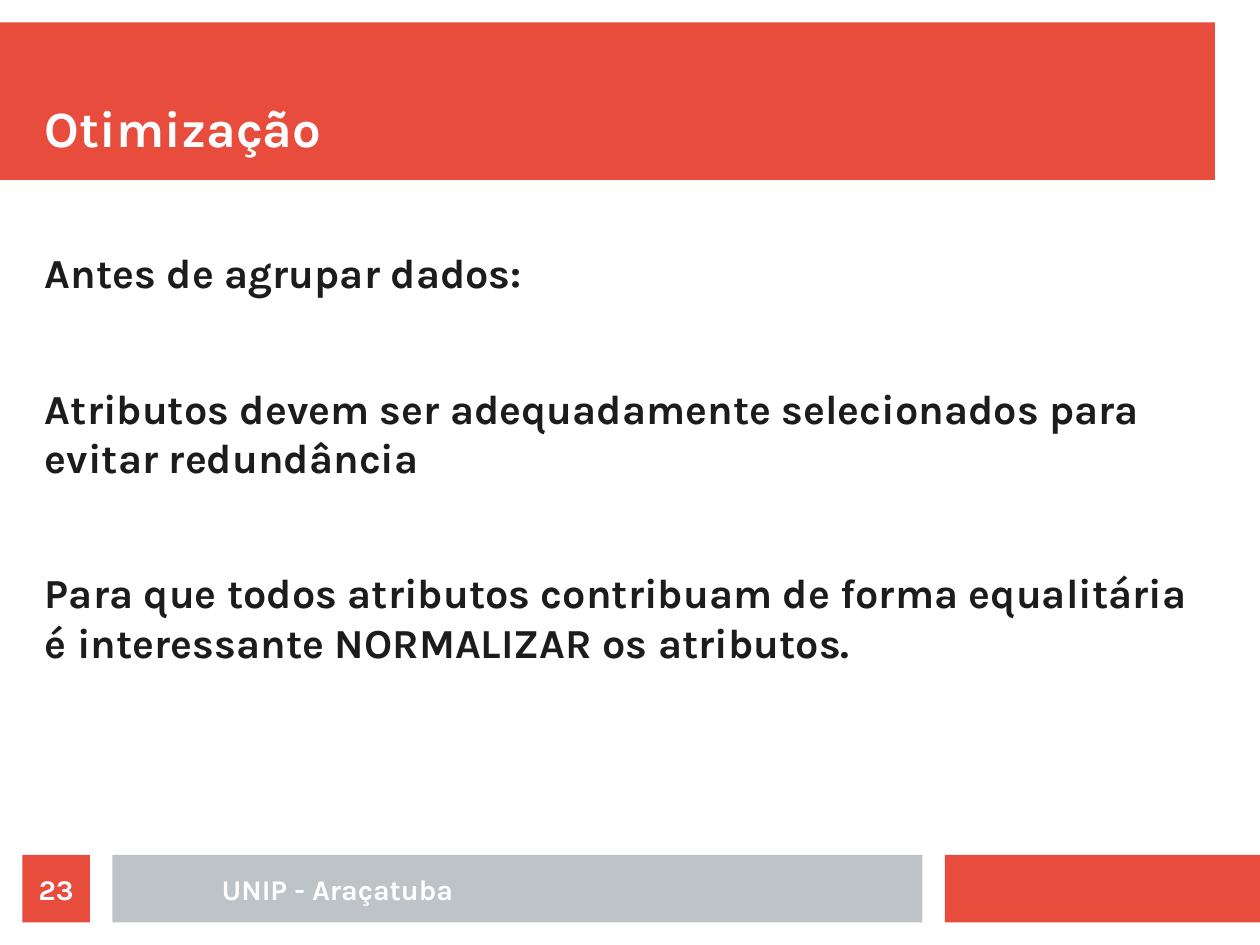
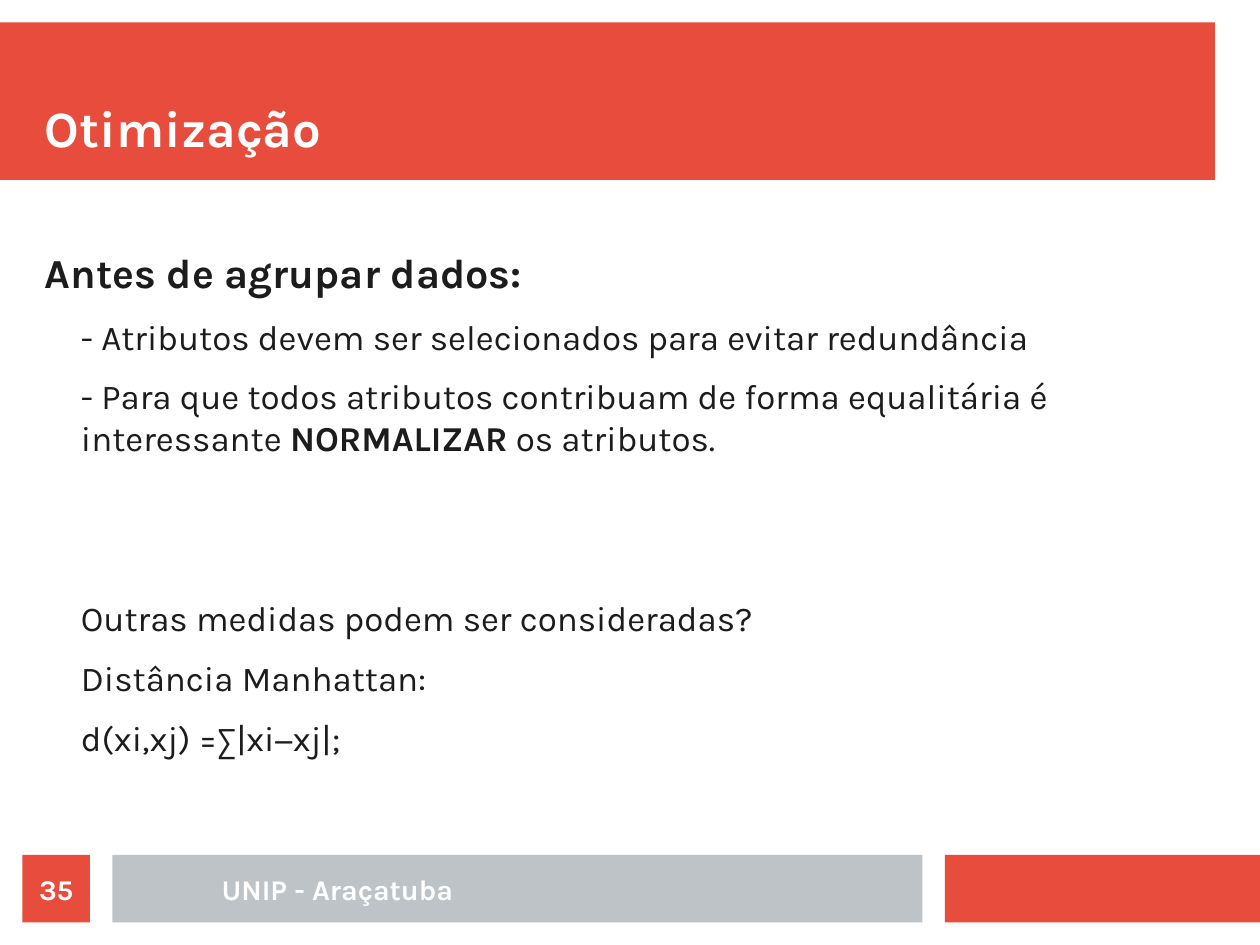
Before and after one commit to rafaelstojoao/pos-unip, a slide deck: slide 35 of [2020][modulo][Machine_Learning]/[aula]02[Agrupamento].odp (slide 23 before the commit). Drawn at 1260x945 pixels with LibreOffice and Linux fonts; fonts in the diff are those of the drawing. Boxes give left, top, right and bottom in pixels: in the first picture for what was removed or moved away, otherwise in the second. Text is boxed around its words. In the diff, an @@ line names an element or a change of style, - is before the commit and + after.

```diff
--- a/[2020][modulo][Machine_Learning]/[aula]02[Agrupamento].odp
+++ b/[2020][modulo][Machine_Learning]/[aula]02[Agrupamento].odp
@@ text at (81,324,1048,760): text changed; size 26 to 22 pt; bold off @@
-Atributos devem ser adequadamente selecionados para evitar redundância
-Para que todos atributos contribuam de forma equalitária é interessante NORMALIZAR os atributos.
+  - Atributos devem ser selecionados para evitar redundância
+  - Para que todos atributos contribuam de forma equalitária é interessante NORMALIZAR os atributos.
+  Outras medidas podem ser consideradas?
+  Distância Manhattan:
+  d(xi,xj) =∑|xi−xj|;
@@ page number at (39,881,73,901): text changed @@
-23
+35
```
Also in this commit, not shown: 11 other slides changed, 33 slides added, 24 slides removed, 1 other file.
